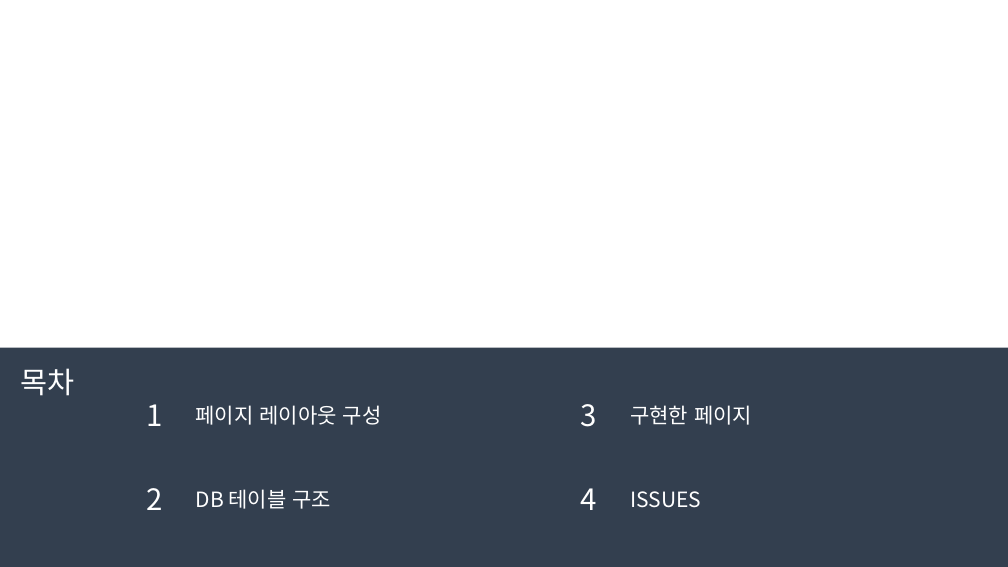
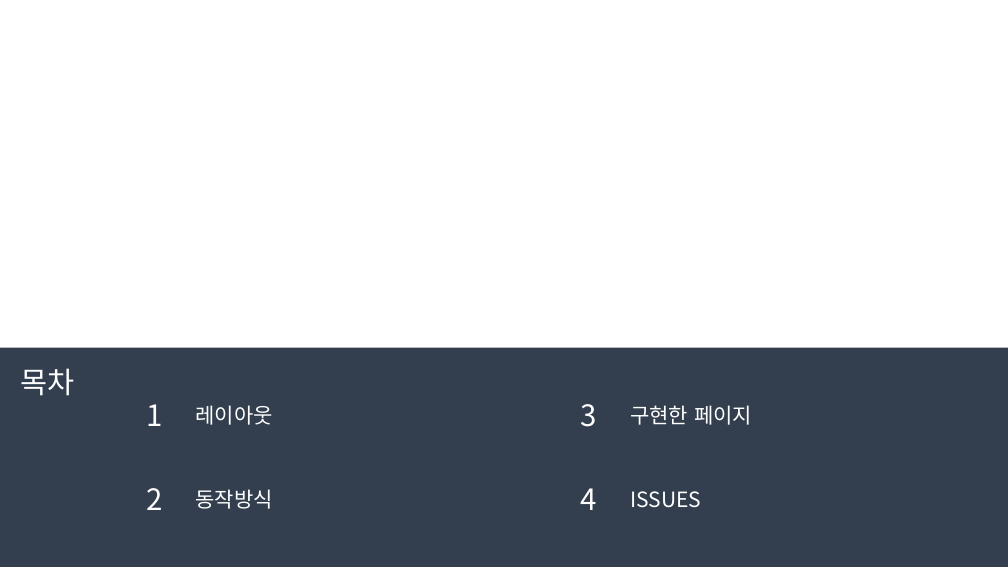
Before and after one commit to geoni4/summary, a slide deck: slide 2 of 프로젝트 발표자료 모음/jsp-servlet 발표 자료/jsp-servlet 발표자료.pptx (slide 1 before the commit). Drawn at 1008x567 pixels with LibreOffice and Linux fonts; fonts in the diff are those of the drawing; background and template pictures are left out. Boxes give left, top, right and bottom in pixels: in the first picture for what was removed or moved away, otherwise in the second. Text is boxed around its words. In the diff, an @@ line names an element or a change of style, - is before the commit and + after.

```diff
--- a/프로젝트 발표자료 모음/jsp-servlet 발표 자료/jsp-servlet 발표자료.pptx
+++ b/프로젝트 발표자료 모음/jsp-servlet 발표 자료/jsp-servlet 발표자료.pptx
@@ text at [196,405,273,425]: text changed @@
-페이지 레이아웃 구성
+레이아웃
@@ text at [196,489,273,509]: text changed @@
-DB 테이블 구조
+동작방식
```
Also in this commit, not shown: 4 other slides changed, 7 slides added, 32 slides removed, 5 other files.
